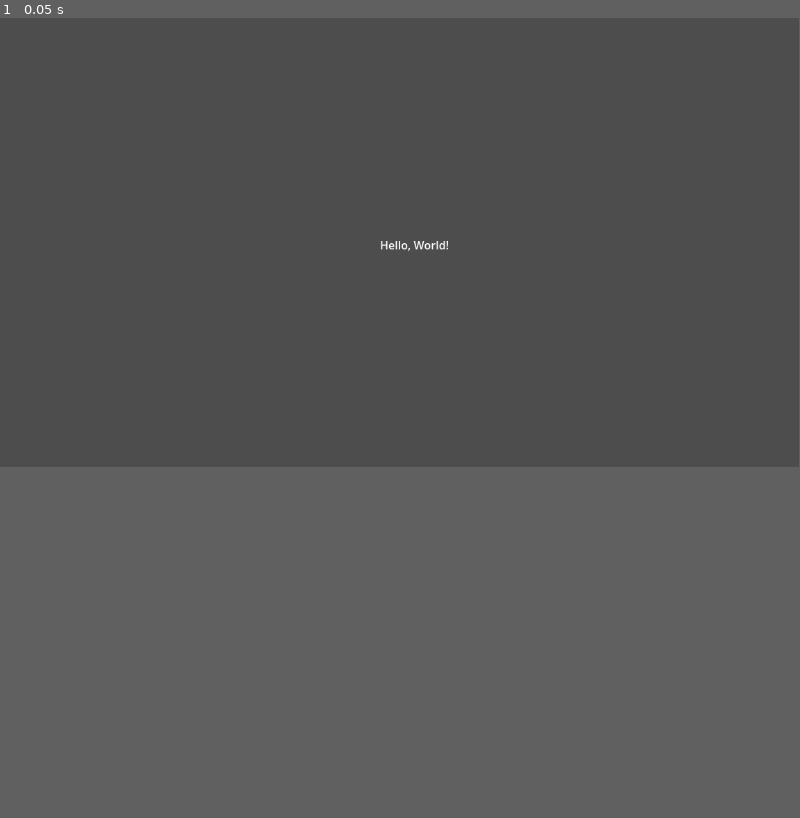
Above: before the commit, frame 1.
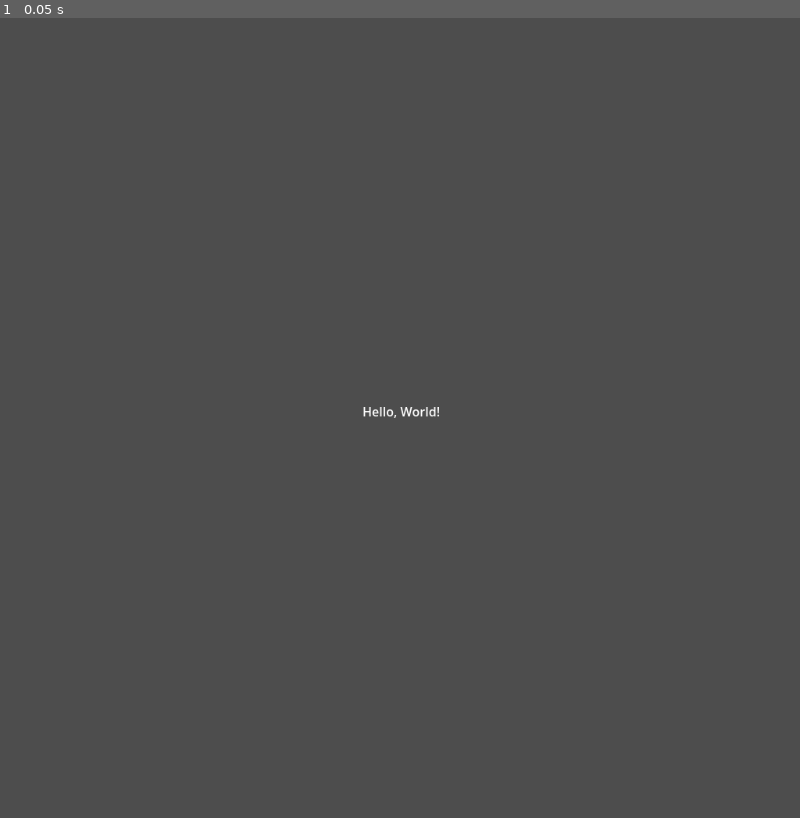
Above: after the commit, the same moment.

Repository: jmcgover/pirate-jam-17
Game: Godot game, scene res://label.tscn
Two runs of this game, one before a commit and one after it. Both use one fixed random seed, a clock stepped at 60 frames per second and the inputs below.
Inputs:
- Up to frame 1 (0.05 s): no input
In our replay, the window is 799x449 before the commit and 800x800 after it. These sizes can differ from the game's own. Grey fills any space a smaller window leaves; there, only what the larger window draws over its background counts as a difference.

The runs differ from the first frame. In frame 1, 0.1% of the frame differs, in the area x 45-56%, y 27-50%.

Commit message:
update windows size to 1024 square

Diff:
--- a/only_one/label.tscn
+++ b/only_one/label.tscn
@@ -1,8 +1,8 @@
 [gd_scene format=3 uid="uid://cnrg5p728uw6m"]
 
 [node name="Label" type="Label"]
-offset_left = 548.0
-offset_top = 316.0
-offset_right = 648.0
-offset_bottom = 339.0
+offset_left = 464.0
+offset_top = 492.0
+offset_right = 564.0
+offset_bottom = 515.0
 text = "Hello, World!"
--- a/only_one/project.godot
+++ b/only_one/project.godot
@@ -15,6 +15,11 @@
 config/features=PackedStringArray("4.4", "GL Compatibility")
 config/icon="res://icon.svg"
 
+[display]
+
+window/size/viewport_width=1024
+window/size/viewport_height=1024
+
 [rendering]
 
 renderer/rendering_method="gl_compatibility"
